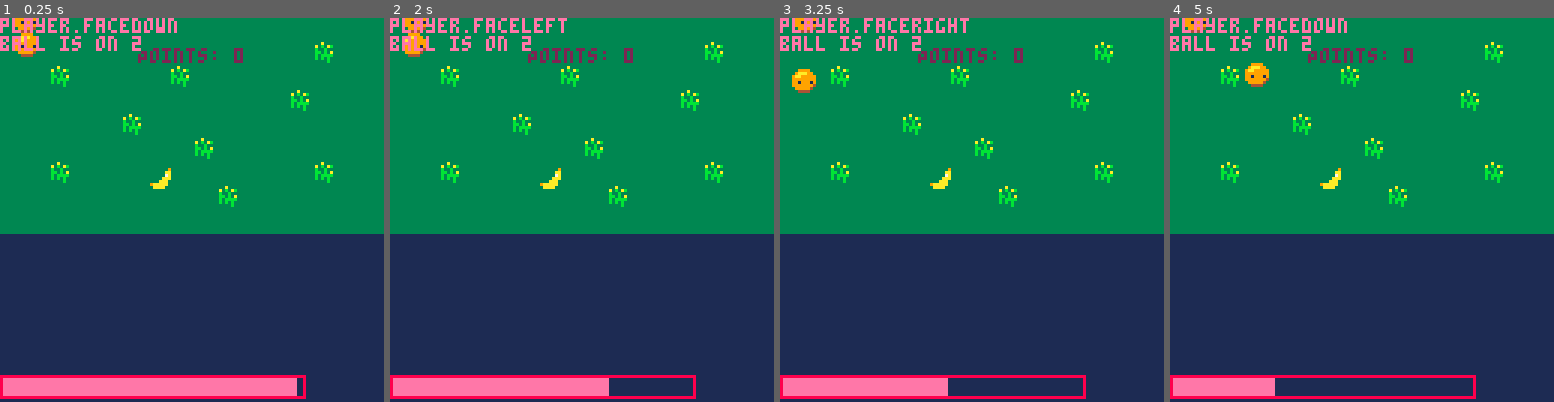
Above: before the commit, frames 1-4 (left to right).
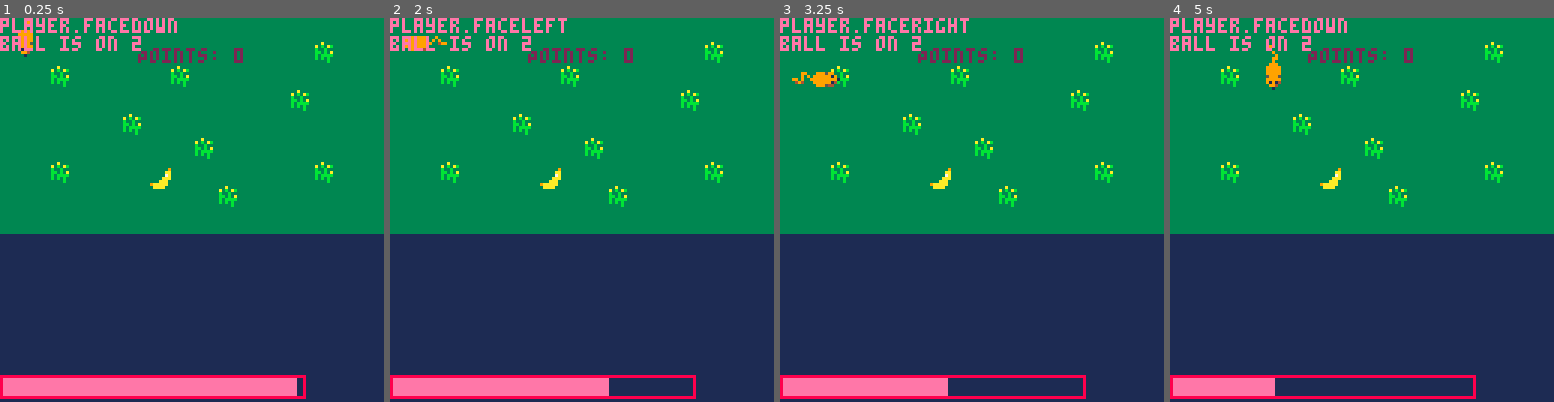
Above: after the commit, the same moments.

Repository: douglashellowell/pico_game
Game: PICO-8 cartridge pinkcirc.p8
Same seed, same stepped clock (60 frames per second), same inputs: the game is played once before the commit and once after it.
Inputs:
- Up to frame 1 (0.25 s): no input
- Up to frame 2 (2 s): tap O (Z key) at 0.33, 0.7, 1.43 s; hold Left from 1.97 s (still down)
- Up to frame 3 (3.25 s): tap O (Z key) at 2.22, 3.1 s; release Left at 2.37 s; hold Down 2.42-2.82 s; hold Right from 2.87 s (still down)
- Up to frame 4 (5 s): release Right at 3.53 s; hold Up 3.58-4.08 s; tap O (Z key) at 3.98, 4.87 s; hold Right 4.13-4.53 s; hold Down from 4.58 s (still down)

The runs differ from the first frame. In frame 1, 0.3% of the frame differs, in the area x 3-10%, y 0-11%; in frame 2, 0.3%; in frame 3, 0.6%; in frame 4, 0.7%, in the area x 3-29%, y 0-19%.

Commit message:
add wiggle

Diff:
--- a/pinkcirc.p8
+++ b/pinkcirc.p8
@@ -9,10 +9,10 @@
 	player.y = 5
 	player.face = 'down'
 	player.sprites = {
-		['up'] = {['face'] = x, ['tail']  = y},
-		['down'] = {['face'] = x, ['tail']  = y},
-		['left'] = {['face'] = x, ['tail']  = y},
-		['right'] = {['face'] = x, ['tail']  = y},
+		['up'] = {['face'] = 6, ['tail']  = 22},
+		['down'] = {['face'] = 54, ['tail']  = 38},
+		['left'] = {['face'] = 40, ['tail']  = 41},
+		['right'] = {['face'] = 43, ['tail']  = 42},
 	}
 	player.points = 0
 	player.speed = 2
@@ -20,6 +20,8 @@
 	player.turning = false
 	player.tail_x = player.x
 	player.tail_y = player.y - 8
+	player.wiggle_timer = 0
+	player.wiggle = 0
 	banana = {}
 	banana.x = 50
 	banana.y = 50
@@ -30,31 +32,49 @@
 end
 
 function _update()
+-- wiggle
+player.wiggle_timer = player.wiggle_timer + 0.5
+player.wiggle = player.wiggle_timer % 2
+…(4 lines of a section not shown)…
 -- left
-	if(btn(0)) then
-	player.x=player.x-player.speed
-
-	player.face = 'left'
-	end
-
+	if(player.x > 0) then
+		if(btn(0)) then
+		player.x=player.x-player.speed
+		player.face = 'left'
+		player.tail_x = player.x + 8
+		player.tail_y = player.y
+		end
+	end
 -- right
-	if(btn(1)) then
-	player.x=player.x+player.speed
-	player.face = 'right'
-	end
-
+	if(player.x < 120) then
+		if(btn(1)) then
+		player.x=player.x+player.speed
+		player.face = 'right'
+		player.tail_x = player.x - 8
+		player.tail_y = player.y
+		end
+	end
 -- up
-	if(btn(2)) then
-	player.y=player.y-player.speed
-	player.face = 'up'
-	end
-
+	if(player.y > 0) then
+		if(btn(2)) then
+		player.y=player.y-player.speed
+		player.face = 'up'
+		player.tail_x = player.x
+		player.tail_y = player.y + 8
+		end
+	end
 -- down
-	if(btn(3)) then
-	player.y=player.y+player.speed
-	player.face = 'down'
-	end
-
+	if(player.y < 120) then
+		if(btn(3)) then
+		player.y=player.y+player.speed
+		player.face = 'down'
+		player.tail_x = player.x
+		player.tail_y = player.y - 8
+		end
+	end
 -- z
 	if(btn(4) and player.energy > 1) then
 	-- player.speed = player.speed + 1
